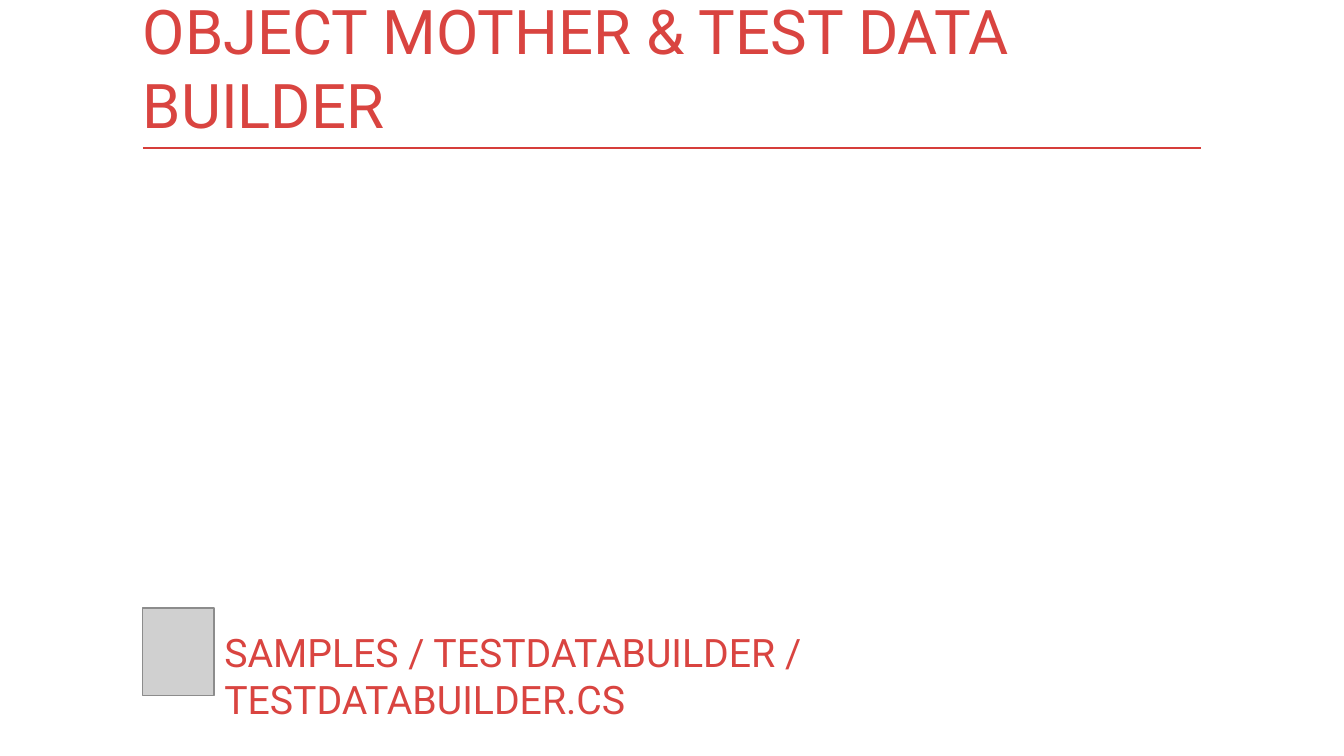
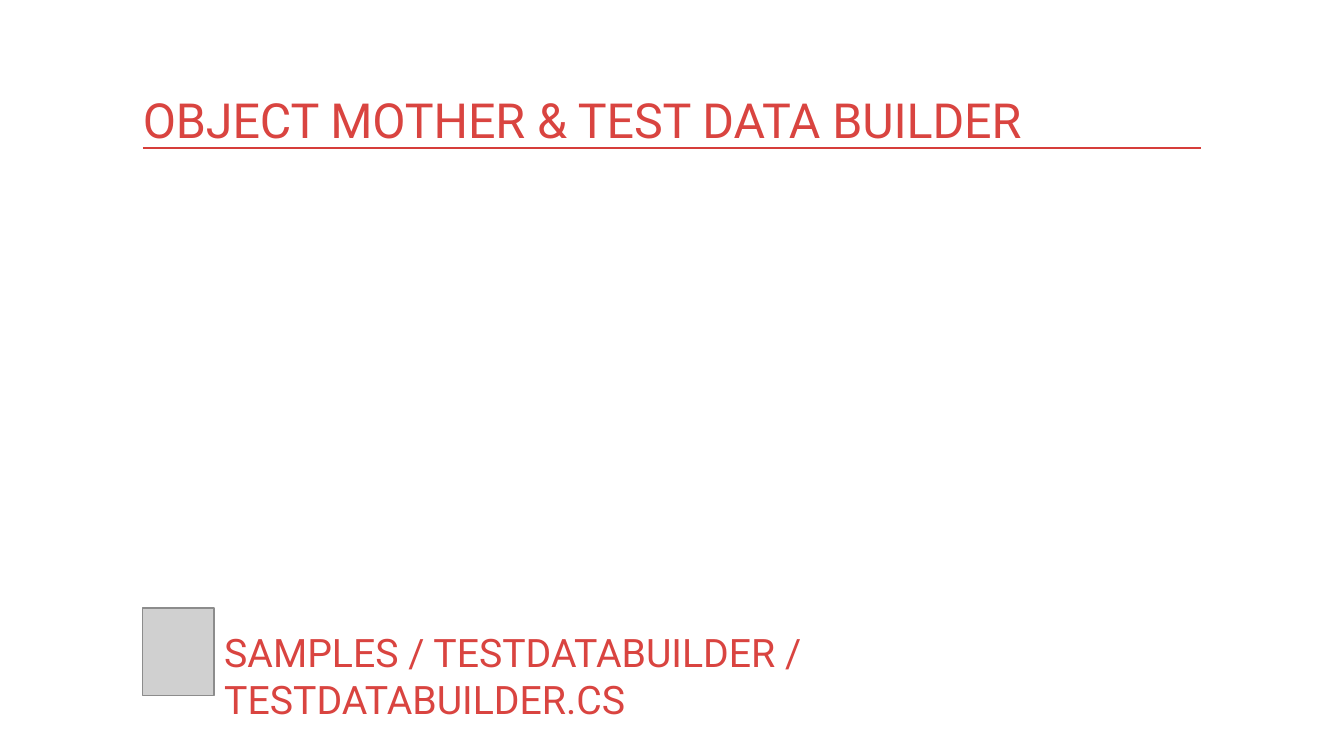
Before and after one commit to kontur-courses/testing, a slide deck: slide 24 of testing.pptx (slide 21 before the commit). Drawn at 1344x756 pixels with LibreOffice and Linux fonts; fonts in the diff are those of the drawing; grey boxes stand for pictures. Boxes give left, top, right and bottom in pixels: in the first picture for what was removed or moved away, otherwise in the second. Text is boxed around its words. In the diff, an @@ line names an element or a change of style, - is before the commit and + after.

```diff
--- a/testing.pptx
+++ b/testing.pptx
@@ title "OBJECT MOTHER & TEST DATA ..." at [143, 103, 1021, 149]: size 33 to 25.8 pt @@
```
Also in this commit, not shown: 27 other slides changed, 4 slides added, 45 other files.
